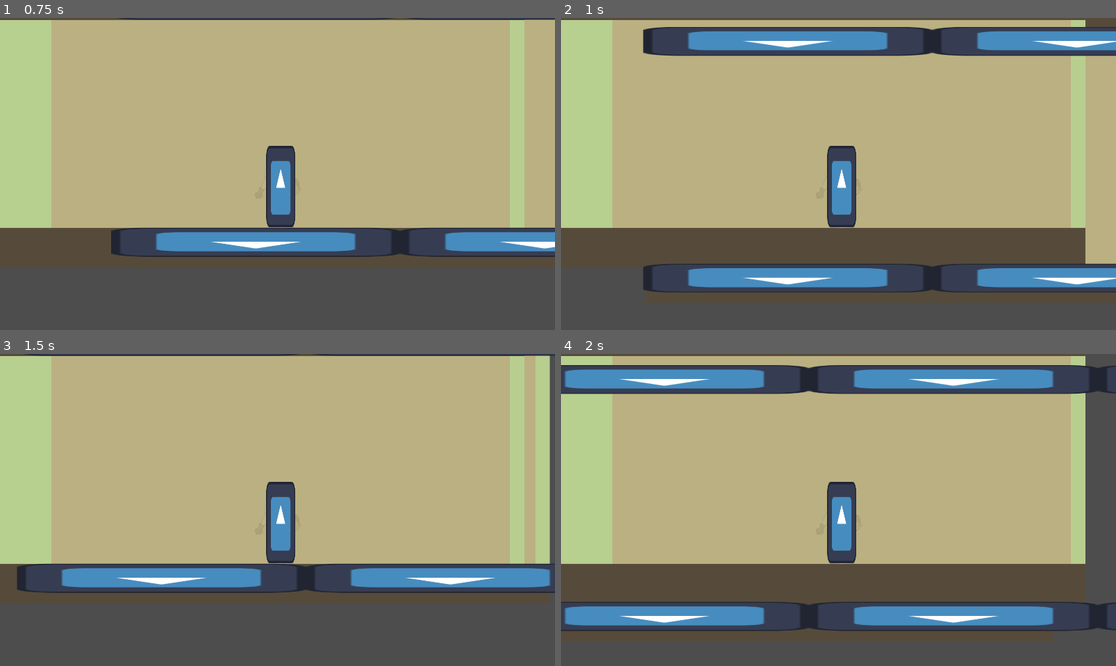
Above: before the commit, frames 1-4 (two rows, left to right).
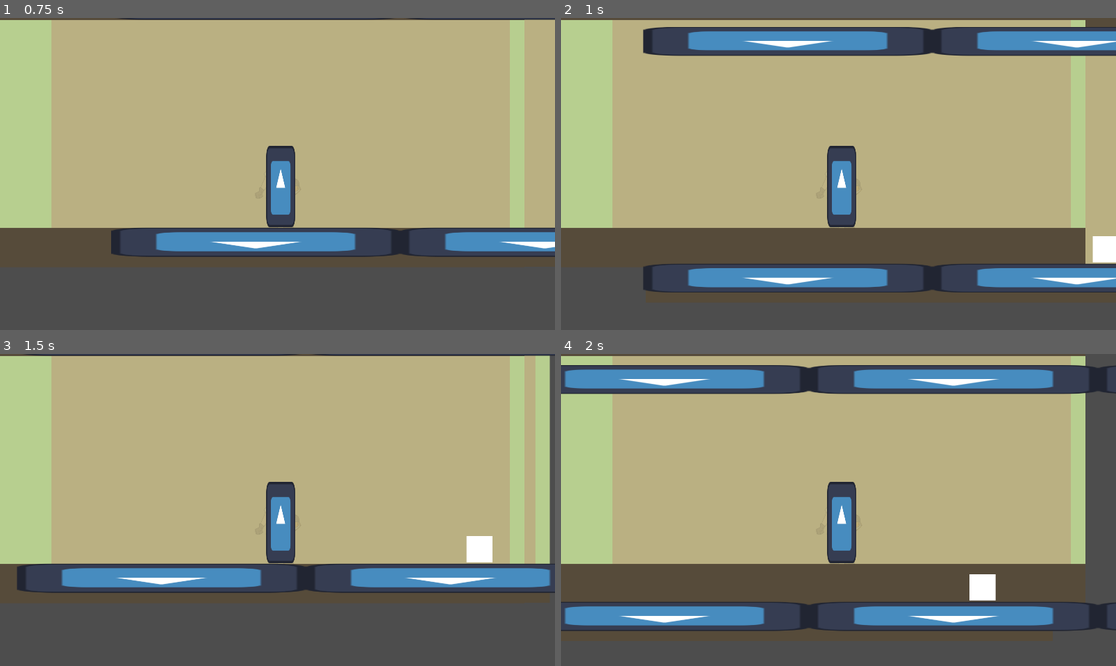
Above: after the commit, the same moments.

Repository: paria12/game-jam
Game: Godot game, scene res://main_scene.tscn
Two runs of this game, one before a commit and one after it. Both use one fixed random seed, a clock stepped at 60 frames per second and the inputs below. The engine's default icon, where the game draws it, is replaced by a stand-in: a white triangle on a blue panel in a dark square.
Inputs:
- Up to frame 1 (0.75 s): tap Enter at 0.5 s; hold D (move_right) from 0.53 s (still down); tap S (crouch) at 0.6 s
- Up to frame 2 (1 s): keep holding D (move_right); tap Space (jump) at 0.77 s
- Up to frame 3 (1.5 s): keep holding D (move_right); tap Shift (run) at 1.35 s
- Up to frame 4 (2 s): keep holding D (move_right); tap Space (jump) at 1.52 s

Frame 1 is identical in both runs. In frame 2, 0.4% of the frame differs, in the area x 95-100%, y 69-79%; in frame 3, 0.4%, in the area x 83-89%, y 58-67%; in frame 4, 0.4%.

Commit message:
upgrade random creation of corridor using spikes platform and pressure spikes platform

Diff:
--- a/game-jam/main_scene.gd
+++ b/game-jam/main_scene.gd
@@ -3,12 +3,15 @@
 @export var height_ground_roof = 820.0
 
 var platform = preload("res://platform.tscn")
+var spikes_platform = preload("res://spikes_platform.tscn")
+var pressure_spikes_platform = preload("res://pressure_spikes_platform.tscn")
 var xPos  = 0;
 var yPos = 0;
 
 enum Platform_Type{
-	CUBE = 0,
-	PLATFORM = 1
+	PLATFORM = 0,
+	SPIKES_PLATFORM = 1,
+	PRESSURE_SPIKES_PLATFORM = 2
 }
 
 func _ready() -> void:
@@ -18,15 +21,33 @@
 	xPos += size.x
 	var number = randi_range(0,5)
 	for i in range(number):
-		#var random_value = randi_range(0,Platform_Type.size()-1)
-		#match random_value:
-			#Platform_Type.CUBE:
-			#	size = place_cube(Vector2(xPos, yPos))
-			#	xPos += size.x
-			#	yPos += -size.y
-			#Platform_Type.PLATFORM:
-		size = place_room(Vector2(xPos, yPos))
-		xPos += size.x
+		var random_value = randi_range(0,Platform_Type.size()-1)
+		match random_value:
+			Platform_Type.SPIKES_PLATFORM:
+				size = place_spikes_room(Vector2(xPos, yPos))
+				xPos += size.x
+			Platform_Type.PLATFORM:
+				size = place_room(Vector2(xPos, yPos))
+				xPos += size.x
+			Platform_Type.PRESSURE_SPIKES_PLATFORM:
+				size = place_pressure_spikes_room(Vector2(xPos, yPos))
+				xPos += size.x
+
+func place_pressure_spikes_room(pos):
+	var instance = pressure_spikes_platform.instantiate();
+	var instance2 = platform.instantiate()
+	var size = instance2.get_size();
+	place_element(instance, pos.x, pos.y + size.y/2)
+	place_element(instance2, pos.x, pos.y - height_ground_roof + size.y/2)
+	return instance.get_size();
+
+func place_spikes_room(pos):
+	var instance = spikes_platform.instantiate();
+	var instance2 = platform.instantiate()
+	var size = instance2.get_size();
+	place_element(instance, pos.x, pos.y + size.y/2)
+	place_element(instance2, pos.x, pos.y - height_ground_roof + size.y/2)
+	return instance.get_size();
 
 # regarder placement image à l'envers potentiel bug pour placement cube
 func place_room(pos):
@@ -35,7 +56,7 @@
 	var size = instance.get_size();
 	place_element(instance, pos.x, pos.y + size.y/2)
 	place_element(instance2, pos.x, pos.y - height_ground_roof + size.y/2)
-	return instance.get_size();
+	return size;
 
 func place_element(instance, xpos, ypos):
 	instance.position.x = xpos
--- a/game-jam/main_scene.tscn
+++ b/game-jam/main_scene.tscn
@@ -30,9 +30,7 @@
 offset_right = 1697.0
 offset_bottom = 525.0
 theme_override_font_sizes/font_size = 80
-text = "Game over !
-
-What a noob ! "
+text = "Game over !"
 horizontal_alignment = 1
 vertical_alignment = 1
 
